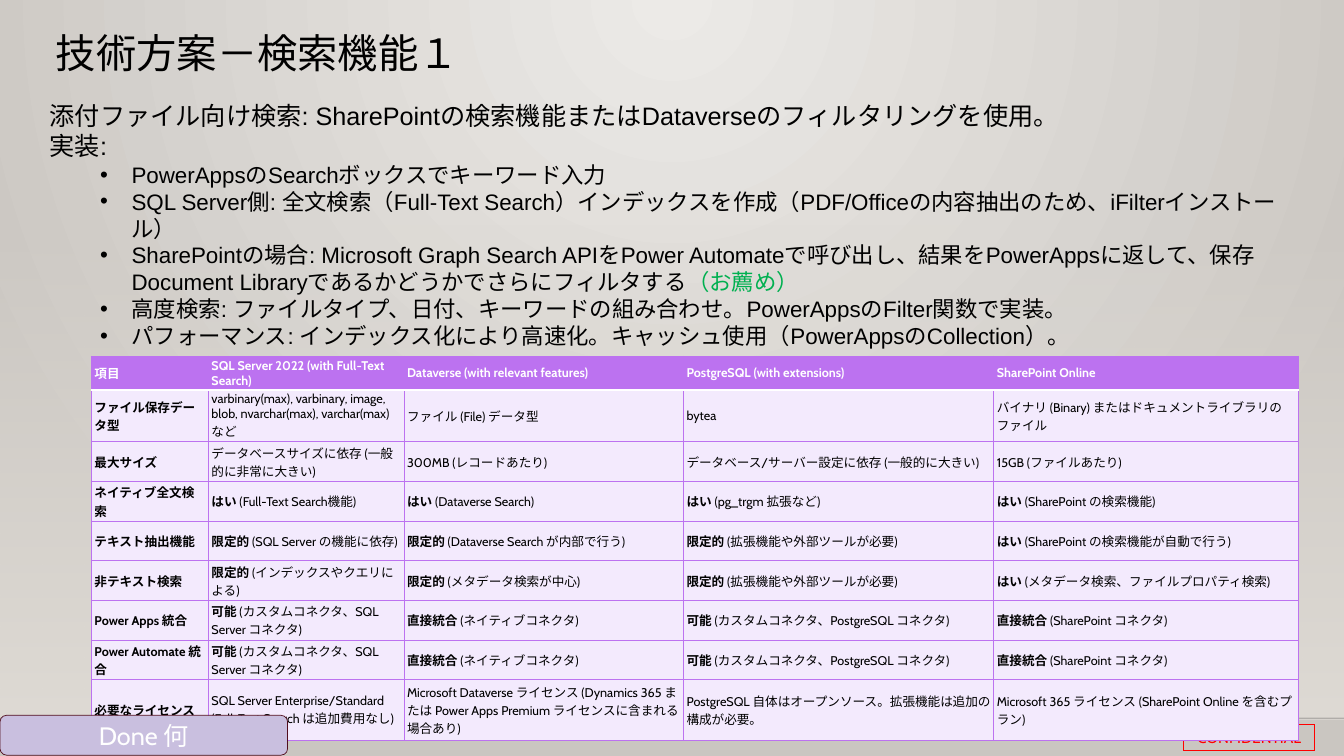
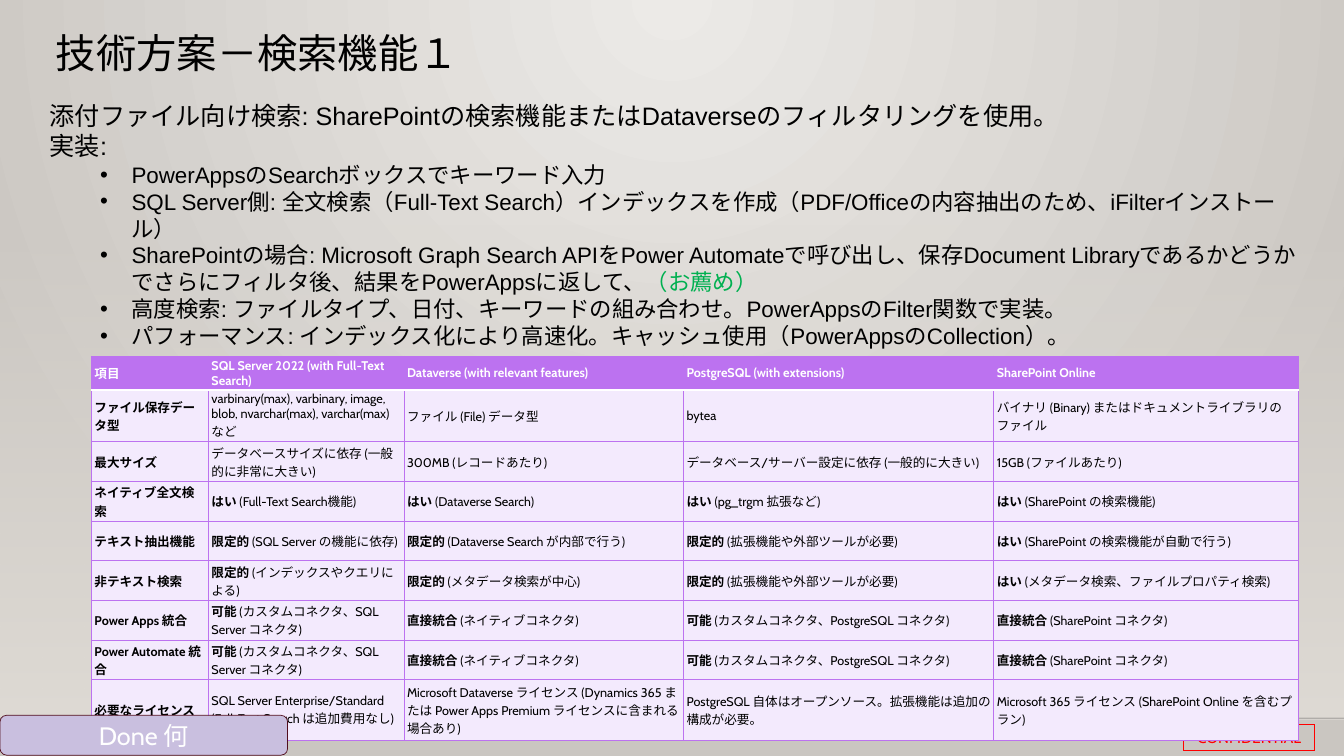
Before and after one commit to 0494938/Notes--CMS-Online, a slide deck: slide 11 of Notesアプリ刷新プロジェクト提案見積もり.pptx. Drawn at 1344x756 pixels with LibreOffice and Linux fonts; fonts in the diff are those of the drawing; background and template pictures are left out. Boxes give left, top, right and bottom in pixels: in the first picture for what was removed or moved away, otherwise in the second. Text is boxed around its words. In the diff, an @@ line names an element or a change of style, - is before the commit and + after.

```diff
--- a/Notesアプリ刷新プロジェクト提案見積もり.pptx
+++ b/Notesアプリ刷新プロジェクト提案見積もり.pptx
@@ text at [132, 246, 1065, 295]: text changed @@
-  • SharePointの場合: Microsoft Graph Search APIをPower Automateで呼び出し、結果をPowerAppsに返して、保存Document Libraryであるかどうかでさらにフィルタする（お薦め）
+  • SharePointの場合: Microsoft Graph Search APIをPower Automateで呼び出し、保存Document Libraryであるかどうかでさらにフィルタ後、結果をPowerAppsに返して、（お薦め）
```
Also in this commit, not shown: 14 other slides changed, 7 slides added, 2 slides removed, 2 other files.
